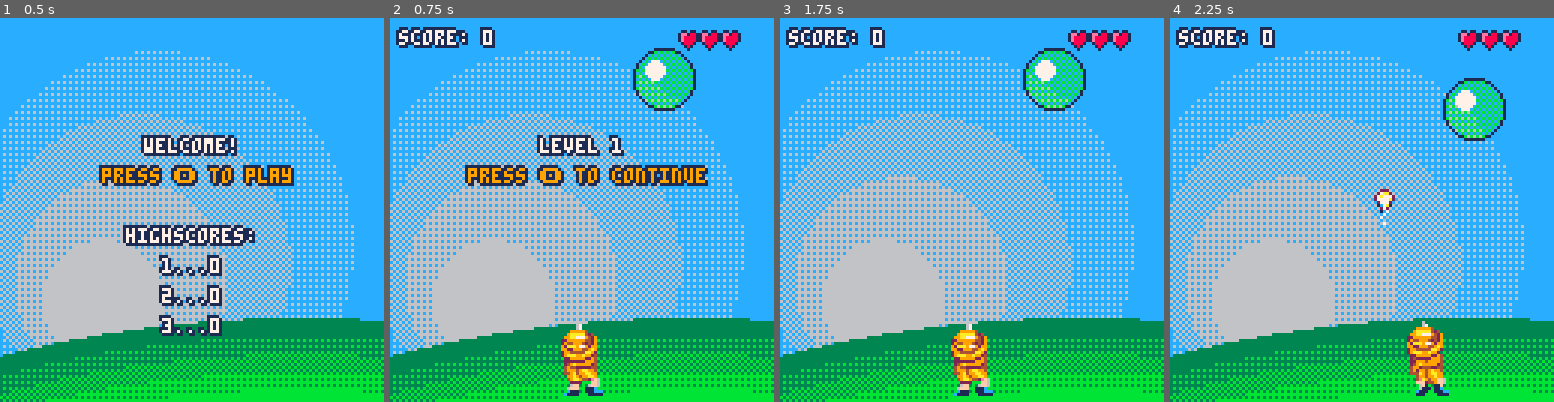
Above: before the commit, frames 1-4 (left to right).
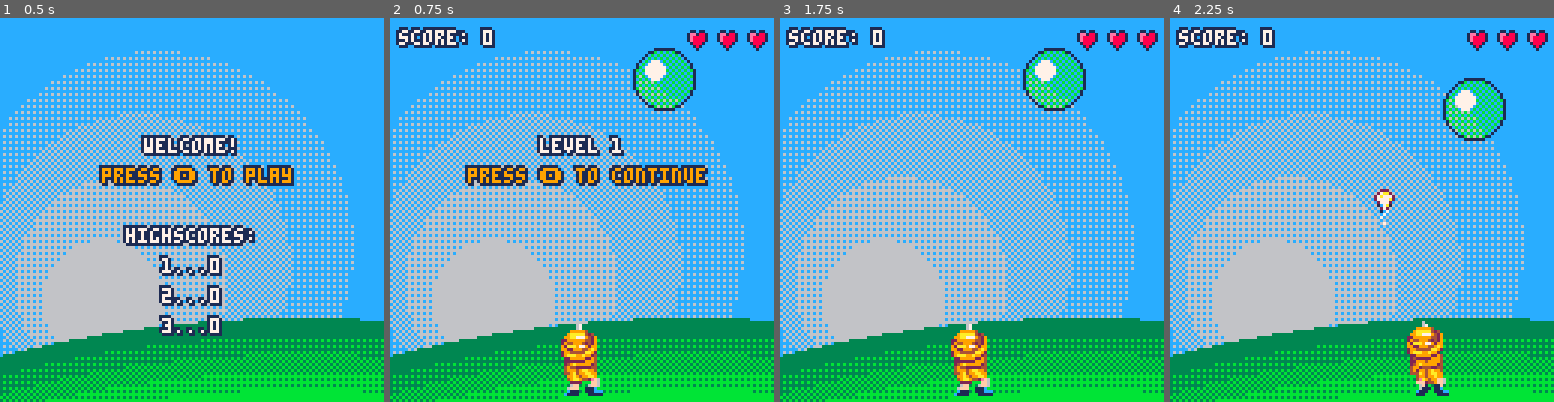
Above: after the commit, the same moments.

Repository: escargames/Anthrax
Game: PICO-8 cartridge Anthrax.p8
Two runs of this game, one before a commit and one after it. Both use one fixed random seed, a clock stepped at 60 frames per second and the inputs below.
Inputs:
- Up to frame 1 (0.5 s): tap X (X key) at 0.33 s
- Up to frame 2 (0.75 s): tap O (Z key) at 0.7 s
- Up to frame 3 (1.75 s): tap X (X key) at 1.07 s; hold Right from 1.6 s (still down); tap O (Z key) at 1.7 s
- Up to frame 4 (2.25 s): tap X (X key) at 1.85 s; release Right at 2.1 s; tap O (Z key) at 2.1 s

Frame 1 is identical in both runs. In frame 2, 0.8% of the frame differs, in the area x 75-99%, y 3-9%; in frame 3, 0.8%; in frame 4, 0.8%.

Commit message:
Fix drawing hearts

Diff:
--- a/Anthrax.p8
+++ b/Anthrax.p8
@@ -308,8 +308,13 @@
         --circfill(b.x - b.r * 0.3, b.y - b.r * 0.3, b.r * 0.35, 7)
     end)
     coprint("score: "..tostr(sc), 3, 4, 7)
-    for i = 1, lives do
-        spr(32, 119 - 7*i - lives, 3)
+    spr(32, 118, 3)
+    for i = 2, lives do
+        if lives < 5 then
+            spr(32, 128 - 10*i, 3)
+        else
+            spr(32, 118 - flr(50*(i-1)/lives), 3)
+        end
     end
 end
 
